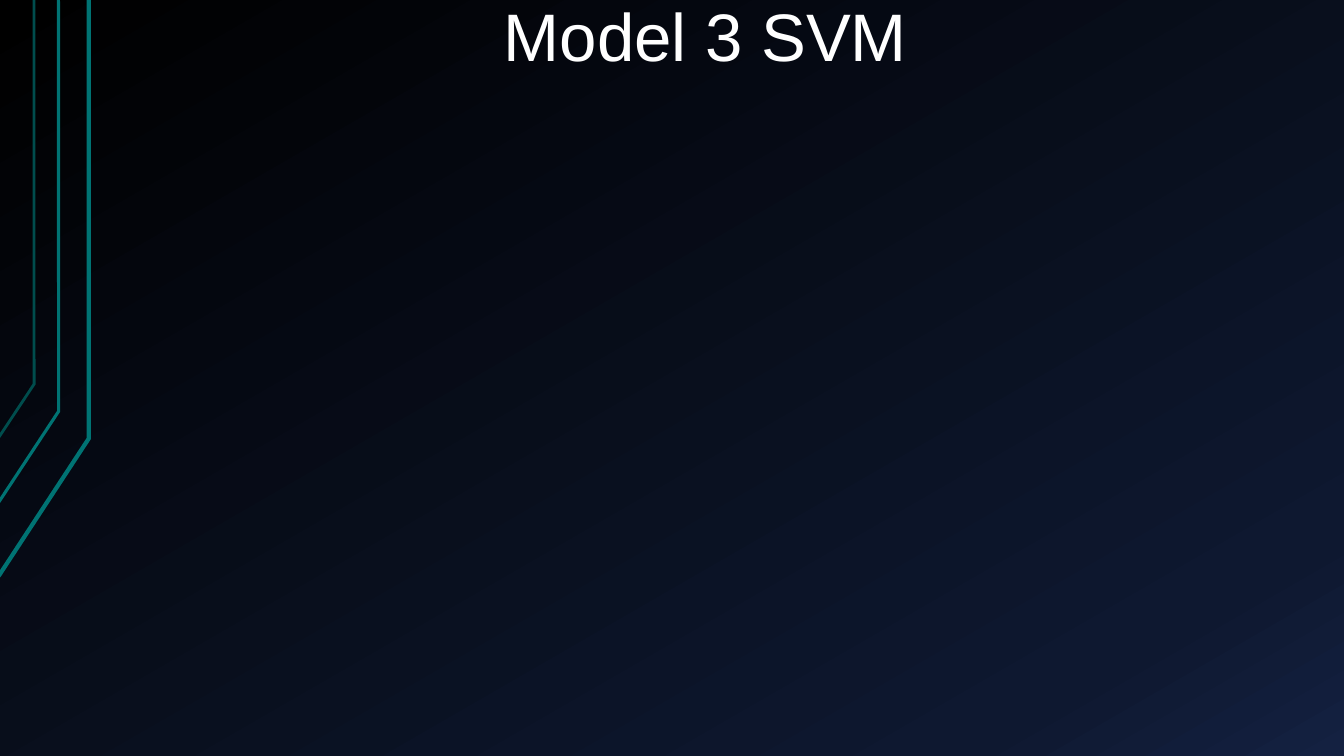
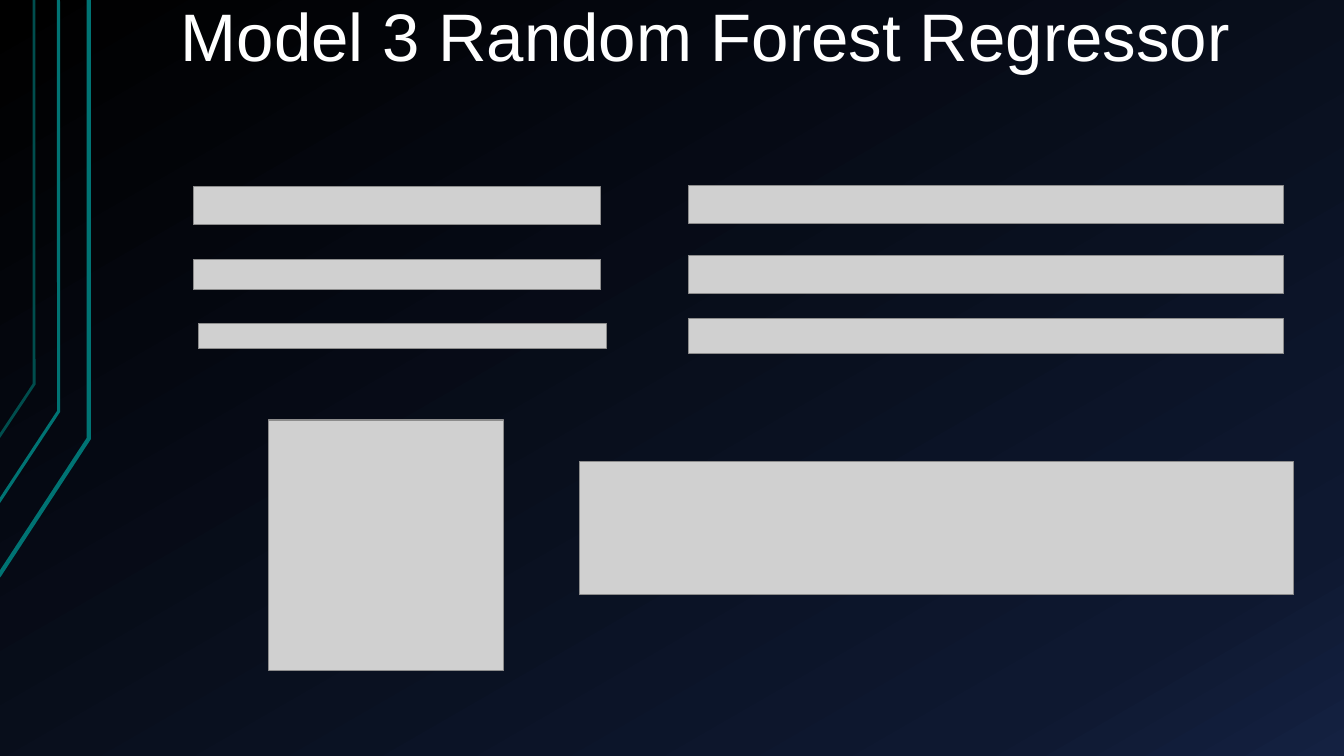
Before and after one commit to Alfons0329/Machine_Learning_Fall_2017, a slide deck: slide 21 of Final_proj/Presentation.pptx (slide 12 before the commit). Drawn at 1344x756 pixels with LibreOffice and Linux fonts; fonts in the diff are those of the drawing; grey boxes stand for pictures. Boxes give left, top, right and bottom in pixels: in the first picture for what was removed or moved away, otherwise in the second. Text is boxed around its words. In the diff, an @@ line names an element or a change of style, - is before the commit and + after.

```diff
--- a/Final_proj/Presentation.pptx
+++ b/Final_proj/Presentation.pptx
@@ title at <box>181,12,1230,73</box>: text changed @@
-Model 3 SVM
+Model 3 Random Forest Regressor
@@ picture added at <box>194,187,601,225</box> @@
@@ picture added at <box>689,186,1284,224</box> @@
@@ picture added at <box>194,259,601,290</box> @@
@@ picture added at <box>689,256,1284,294</box> @@
@@ picture added at <box>199,324,606,349</box> @@
@@ picture added at <box>689,319,1284,354</box> @@
@@ picture added at <box>268,420,503,671</box> @@
@@ picture added at <box>580,462,1294,595</box> @@
```
Also in this commit, not shown: 2 other slides changed, 10 slides added.
